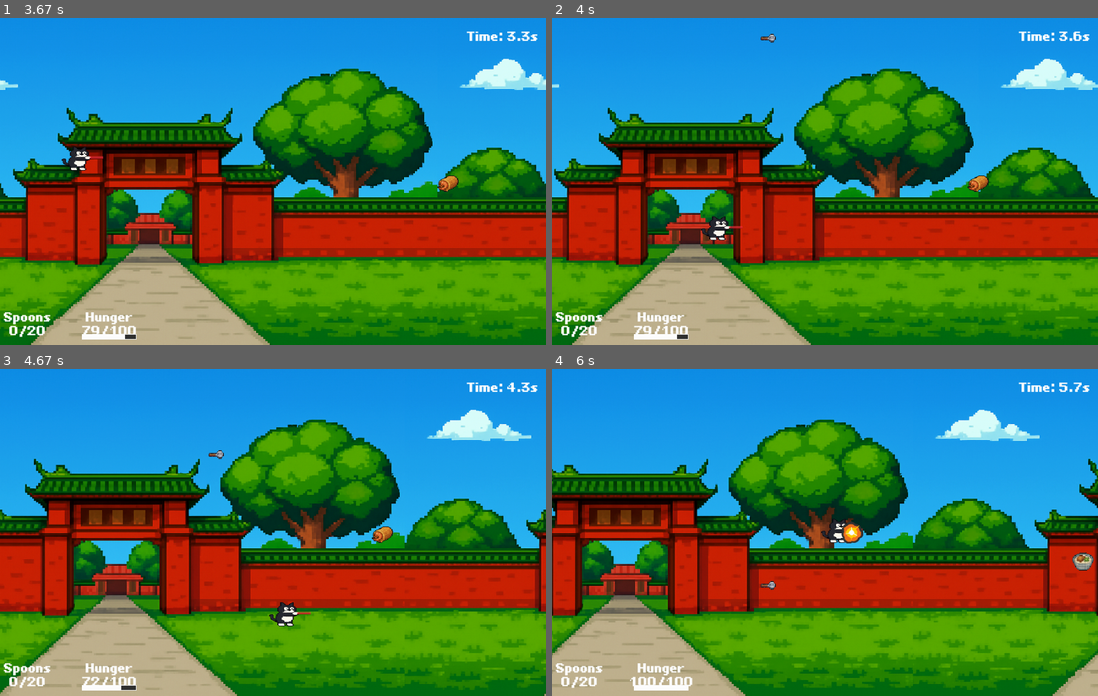
Above: before the commit, frames 1-4 (two rows, left to right).
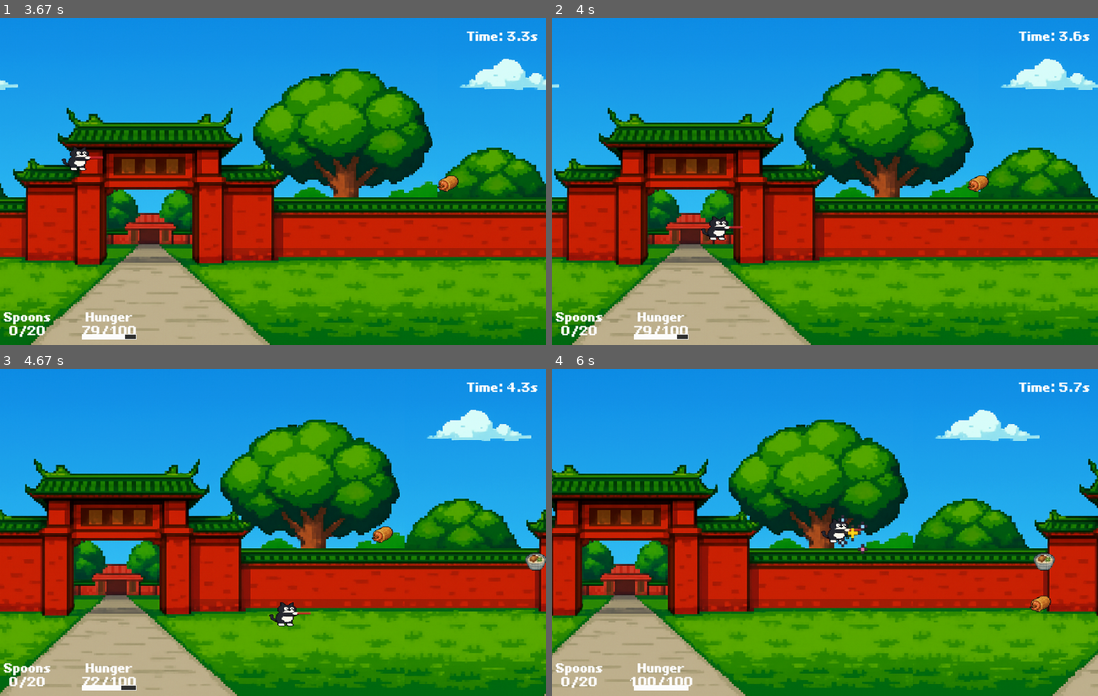
Above: after the commit, the same moments.

Repository: Yinwei-Chiu/Pygame-Final-Project
Game: pygame game, started from main.py
Two runs of this game, one before a commit and one after it. Both use one fixed random seed, a clock stepped at 60 frames per second and the inputs below.
Inputs:
- Up to frame 1 (3.67 s): tap P at 0.33 s; hold Right 0.67-1.13 s; hold Up 1.17-1.47 s; hold Right 1.5-1.97 s; hold Left 2-2.53 s; hold Down 2.57-2.87 s; hold Left 2.9-3.3 s; hold Up from 3.33 s (still down)
- Up to frame 2 (4 s): release Up at 3.7 s; hold Right from 3.73 s (still down)
- Up to frame 3 (4.67 s): release Right at 4.37 s
- Up to frame 4 (6 s): hold Left 4.8-5.27 s; hold Right 5.3-5.77 s; hold Up from 5.8 s (still down)

Frame 1 is identical in both runs. In frame 2, less than 0.1% of the frame differs, in the area x 38-41%, y 4-8%; in frame 3, 0.2%; in frame 4, 0.8%, in the area x 38-100%, y 44-75%.

Commit message:
modified sugar explosion

Diff:
--- a/animation.py
+++ b/animation.py
@@ -9,7 +9,6 @@
 heal_animation = []
 for i in range(4):
     heal_image = pygame.image.load(f"Image/animation/heal/heal{i}.png")
-    heal_animation.append(heal_image)
 
 FoodExplosion_animation = []
 for i in range(9):
@@ -54,4 +53,4 @@
 
 class FoodExplosion(Animation):
     def __init__(self, x, y, size):
-        super().__init__(x, y, size, explosion_animation, 30, "Sound/explosion.mp3")
+        super().__init__(x, y, size, FoodExplosion_animation, 50, "Sound/explosion.mp3")
--- a/game_model.py
+++ b/game_model.py
@@ -6,6 +6,7 @@
 from player import Player
 from food_factory import FoodFactory
 from animation import Explosion
+from animation import FoodExplosion
 from progress import Progress
 from spoon import SpoonItem
 import boss
@@ -71,7 +72,7 @@
         now = pygame.time.get_ticks()
         if now - self.food_generator_time > self.food_generator_delay:
             # 75% 機率生成美食，25% 機率生成湯匙道具
-            if random.random() < 0.75:
+            if random.random() < 0.9:
                 # 生成美食 - 從右側進入
                 food_type = random.choice(self.config["enemies"])
                 food_y = random.randint(SCREEN_HEIGHT - 300, SCREEN_HEIGHT - 150)
@@ -109,14 +110,14 @@
                     food.kill()
                     bullet.kill()
                     self.animation_group.add(
-                        Explosion(food.rect.centerx + random.randint(-60, 60),
+                        FoodExplosion(food.rect.centerx + random.randint(-60, 60),
                                 food.rect.centery + random.randint(-60, 60), 150)
                     )
         # 玩家直接碰觸美食 - 吃食物恢復飢餓度
         foods_collected = pygame.sprite.spritecollide(player, self.food_group, True)
         for food in foods_collected:
             player.eat_food(food.hunger)
-            self.animation_group.add(Explosion(food.rect.centerx, food.rect.centery, 40))
+            self.animation_group.add(FoodExplosion(food.rect.centerx, food.rect.centery, 150))
 
         # Boss碰撞檢測 - 在地面=死亡，跳躍=踩車
         if self.boss_group.sprite:
--- a/player.py
+++ b/player.py
@@ -46,7 +46,7 @@
         self.speed = 10
 
         # 彈藥系統（取代原本的無限子彈）
-        self.ammo = 0          # 開始時沒有湯匙
+        self.ammo = 5          # 開始時沒有湯匙
         self.max_ammo = 20     # 最大湯匙數
 
         # 飢餓度系統
